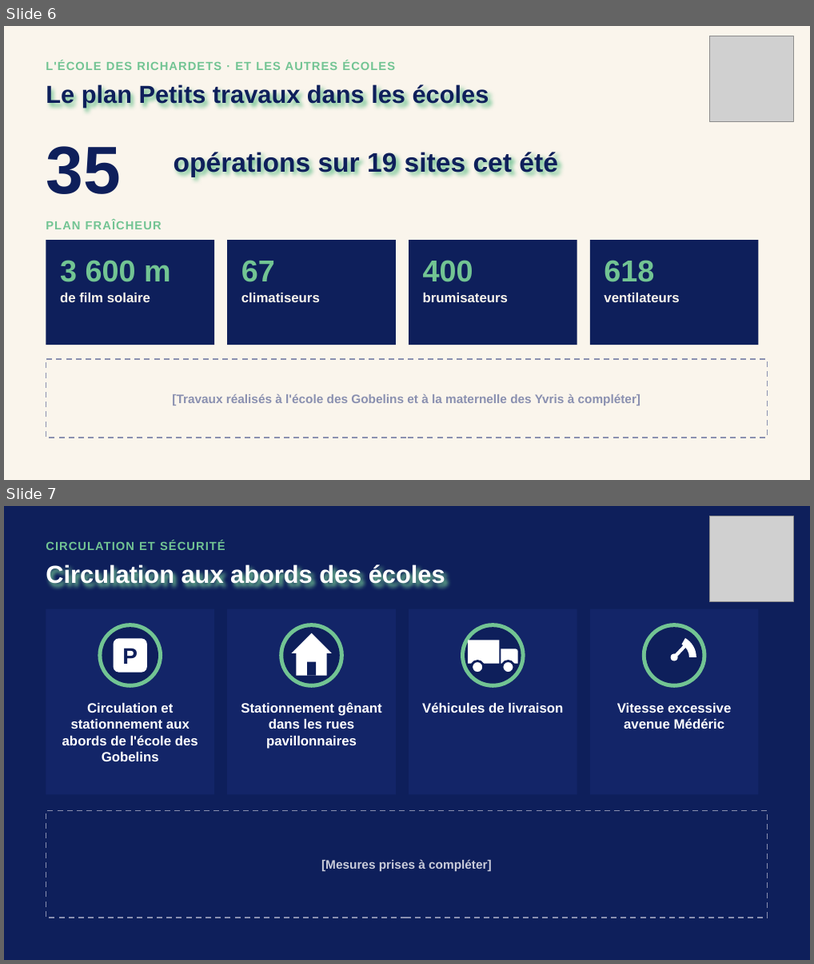
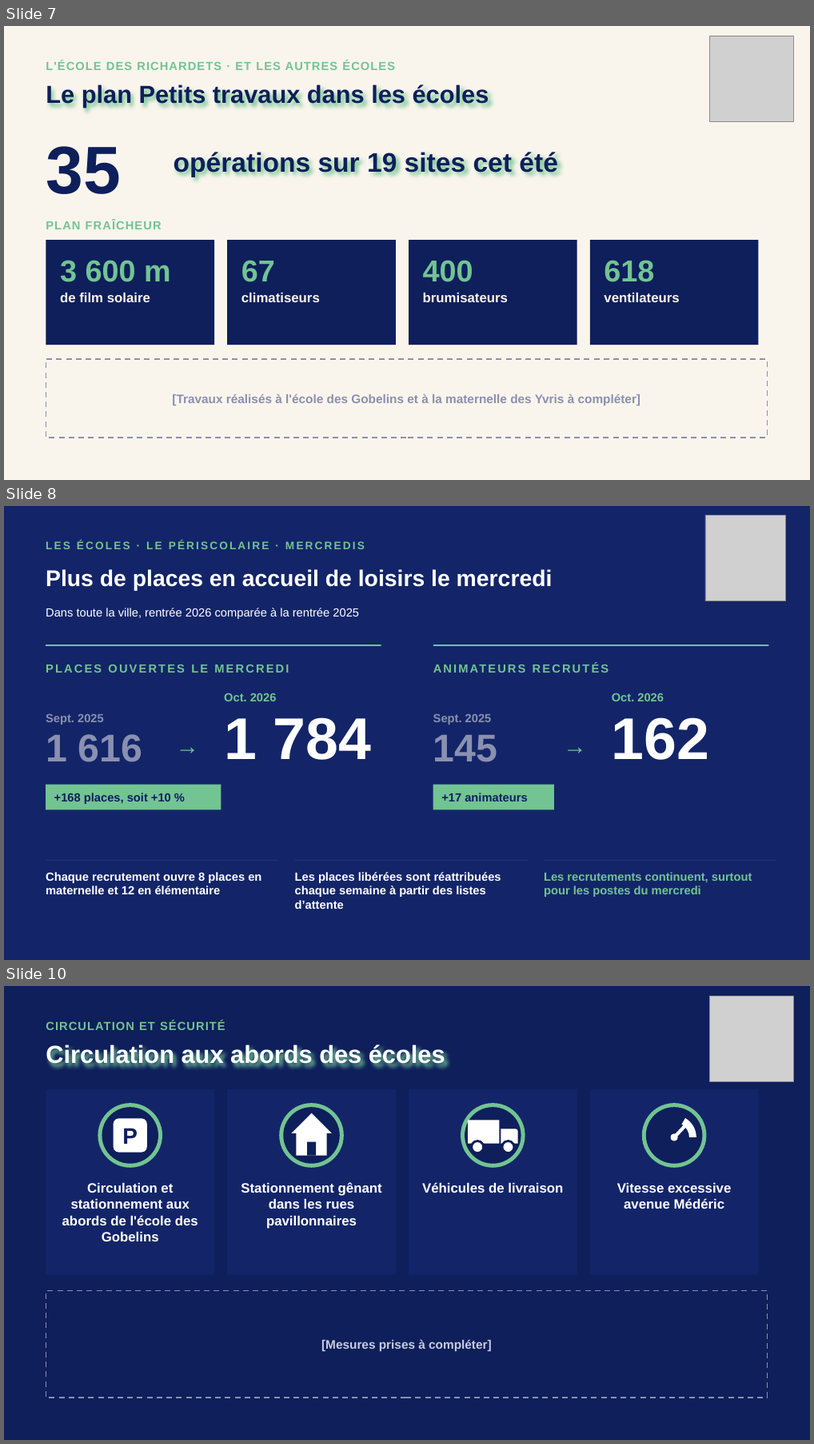
Before and after one commit to benjaminboussemart74-design/Operation_robespierre, a slide deck: reunion_richardets_2026-10-14/PPT_Richardets_V1.pptx. Shown one above the other, each under a label of ours: slides 6 and 7 before the commit, slides 7, 8 and 10 after it; the slides between them are not shown. The pictures are 814x964 and 814x1444 pixels, drawn with LibreOffice and Linux fonts; fonts in the diff are those of the drawing; grey boxes stand for pictures. Boxes give left, top, right and bottom in pixels: in the first picture for what was removed or moved away, otherwise in the second. Text is boxed around its words. In the diff, an @@ line names an element or a change of style, - is before the commit and + after.

```diff
--- a/reunion_richardets_2026-10-14/PPT_Richardets_V1.pptx
+++ b/reunion_richardets_2026-10-14/PPT_Richardets_V1.pptx
@@ slide 8 added at (4,506,810,960), background #132568 @@
@@ picture added at (706,516,786,601) @@
@@ text added at (46,540,365,549), 19.5 pt, text #72C493, bold @@
+LES ÉCOLES · LE PÉRISCOLAIRE · MERCREDIS
@@ text added at (46,569,553,591), 40.5 pt, text #FFFFFF, bold @@
+Plus de places en accueil de loisirs le mercredi
@@ text added at (46,608,359,619), 21 pt, text #FFFFFF @@
+Dans toute la ville, rentrée 2026 comparée à la rentrée 2025
@@ line added from (46, 645) to (382, 645), #72C493 2.5 pt @@
@@ line added from (434, 645) to (770, 645), #72C493 2.5 pt @@
@@ text added at (46,664,289,672), 21 pt, text #72C493, bold @@
+PLACES OUVERTES LE MERCREDI
@@ text added at (434,657,766,679), 21 pt, text #72C493, bold @@
+ANIMATEURS RECRUTÉS
@@ text added at (224,693,277,701), 21 pt, text #72C493, bold @@
+Oct. 2026
@@ text added at (612,693,664,701), 21 pt, text #72C493, bold @@
+Oct. 2026
@@ text added at (46,714,104,724), 21 pt, text #8A90B0, bold @@
+Sept. 2025
@@ text added at (224,717,371,760), 105 pt, text #FFFFFF, bold @@
+1 784
@@ text added at (434,714,492,724), 21 pt, text #8A90B0, bold @@
+Sept. 2025
@@ text added at (612,717,710,760), 105 pt, text #FFFFFF, bold @@
+162
@@ text added at (46,734,142,762), 69 pt, text #8A90B0, bold @@
+1 616
@@ text added at (176,727,212,763), 42 pt, text #72C493 @@
+→
@@ text added at (434,735,498,762), 69 pt, text #8A90B0, bold @@
+145
@@ text added at (564,727,600,763), 42 pt, text #72C493 @@
+→
@@ rectangle added at (46,784,221,810), fill #72C493 @@
@@ text added at (54,792,171,804), 21 pt, text #0E1F5B, bold @@
++168 places, soit +10 %
@@ rectangle added at (434,784,554,810), fill #72C493 @@
@@ text added at (442,792,527,801), 21 pt, text #0E1F5B, bold @@
++17 animateurs
@@ line added from (46, 860) to (278, 860), #2A3A72 1 pt @@
@@ line added from (294, 860) to (528, 860), #2A3A72 1 pt @@
@@ line added from (544, 860) to (777, 860), #2A3A72 1 pt @@
@@ text added at (46,871,262,894), 21 pt, text #FFFFFF, bold @@
+Chaque recrutement ouvre 8 places en maternelle et 12 en élémentaire
@@ text added at (295,872,502,908), 21 pt, text #FFFFFF, bold @@
+Les places libérées sont réattribuées chaque semaine à partir des listes d’attente
@@ text added at (544,872,753,896), 21 pt, text #72C493, bold @@
+Les recrutements continuent, surtout pour les postes du mercredi
@@ what was slide 6 is now slide 7 @@
@@ what was slide 7 is now slide 10 @@
```
Also in this commit, not shown: 1 slide changed, 5 other slides added, 2 other files.
